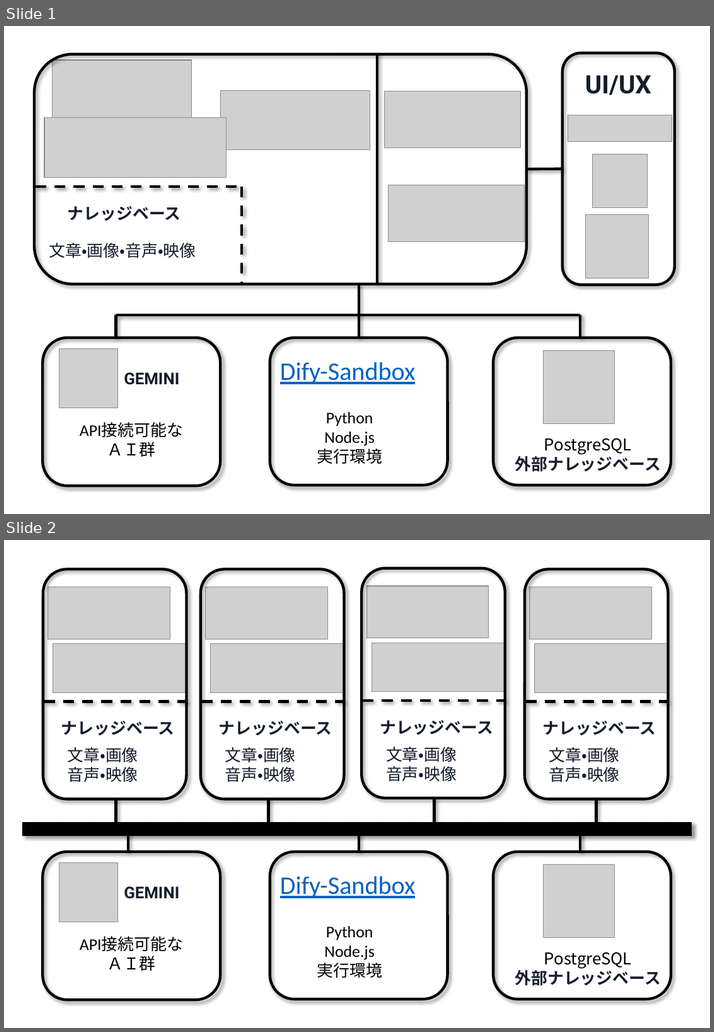
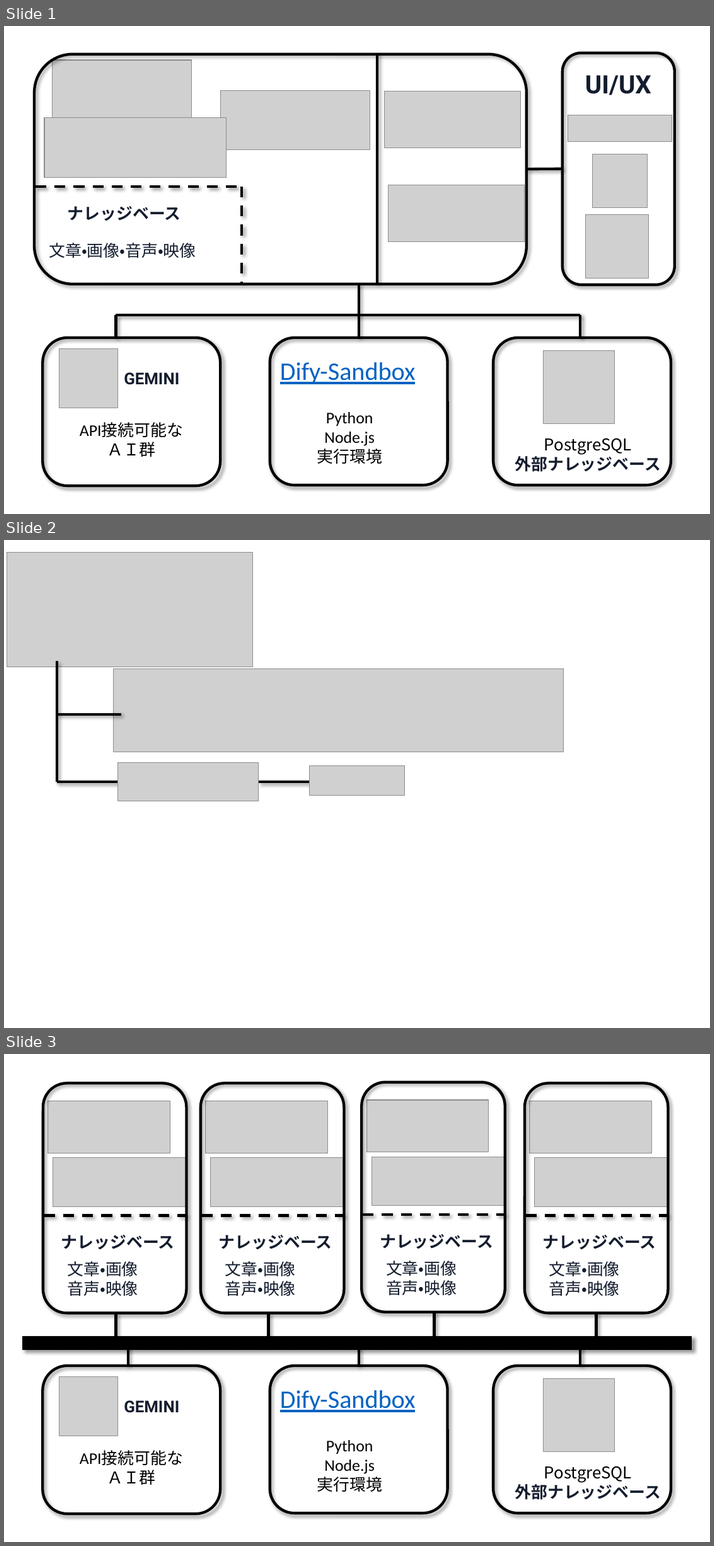
Before and after one commit to yamamoto-ryuzo/portal, a slide deck: Dify/Dify.pptx. Shown one above the other, each under a label of ours: slides 1 and 2 before the commit, slides 1, 2 and 3 after it. The pictures are 714x1032 and 714x1546 pixels, drawn with LibreOffice and Linux fonts; fonts in the diff are those of the drawing; grey boxes stand for pictures. Boxes give left, top, right and bottom in pixels: in the first picture for what was removed or moved away, otherwise in the second. Text is boxed around its words. In the diff, an @@ line names an element or a change of style, - is before the commit and + after.

```diff
--- a/Dify/Dify.pptx
+++ b/Dify/Dify.pptx
@@ slide 2 added at (4, 540, 710, 1028), background #FFFFFF @@
@@ picture added at (7, 553, 253, 667) @@
@@ line added from (57, 661) to (57, 783), #000000 3 pt @@
@@ picture added at (114, 669, 563, 752) @@
@@ line added from (57, 715) to (121, 715), #000000 3 pt @@
@@ picture added at (118, 763, 259, 801) @@
@@ picture added at (310, 766, 405, 796) @@
@@ line added from (57, 783) to (121, 783), #000000 3 pt @@
@@ line added from (259, 783) to (323, 783), #000000 3 pt @@
@@ what was slide 2 is now slide 3 @@
```
Also in this commit, not shown: 1 other file.
